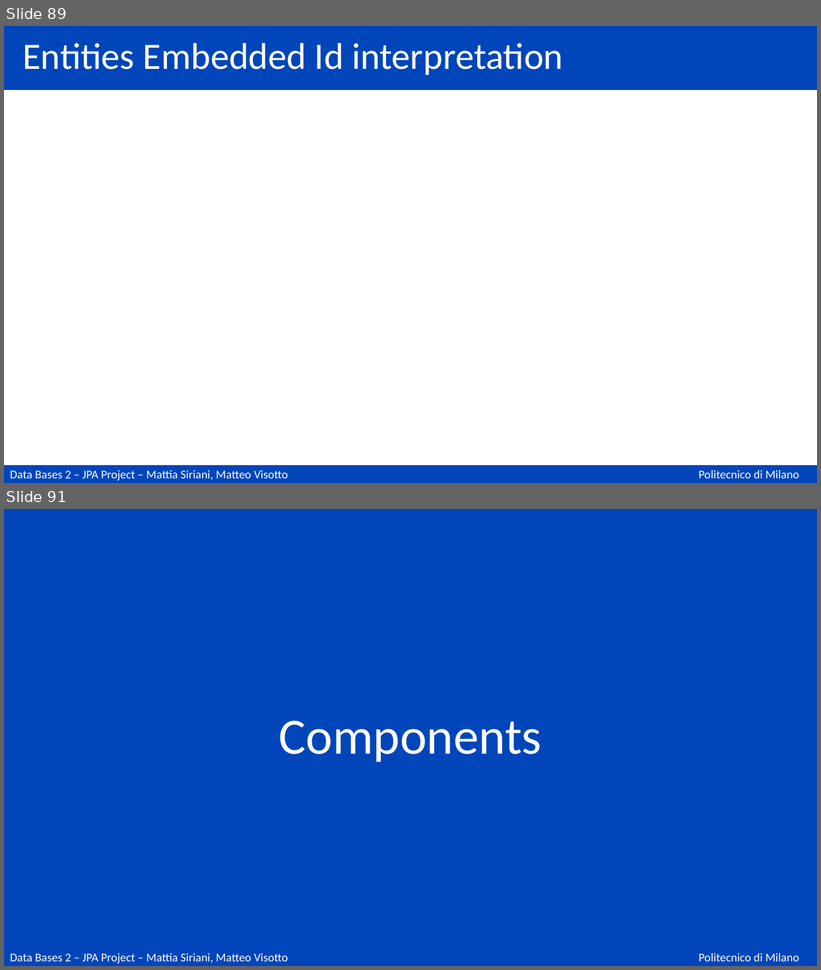
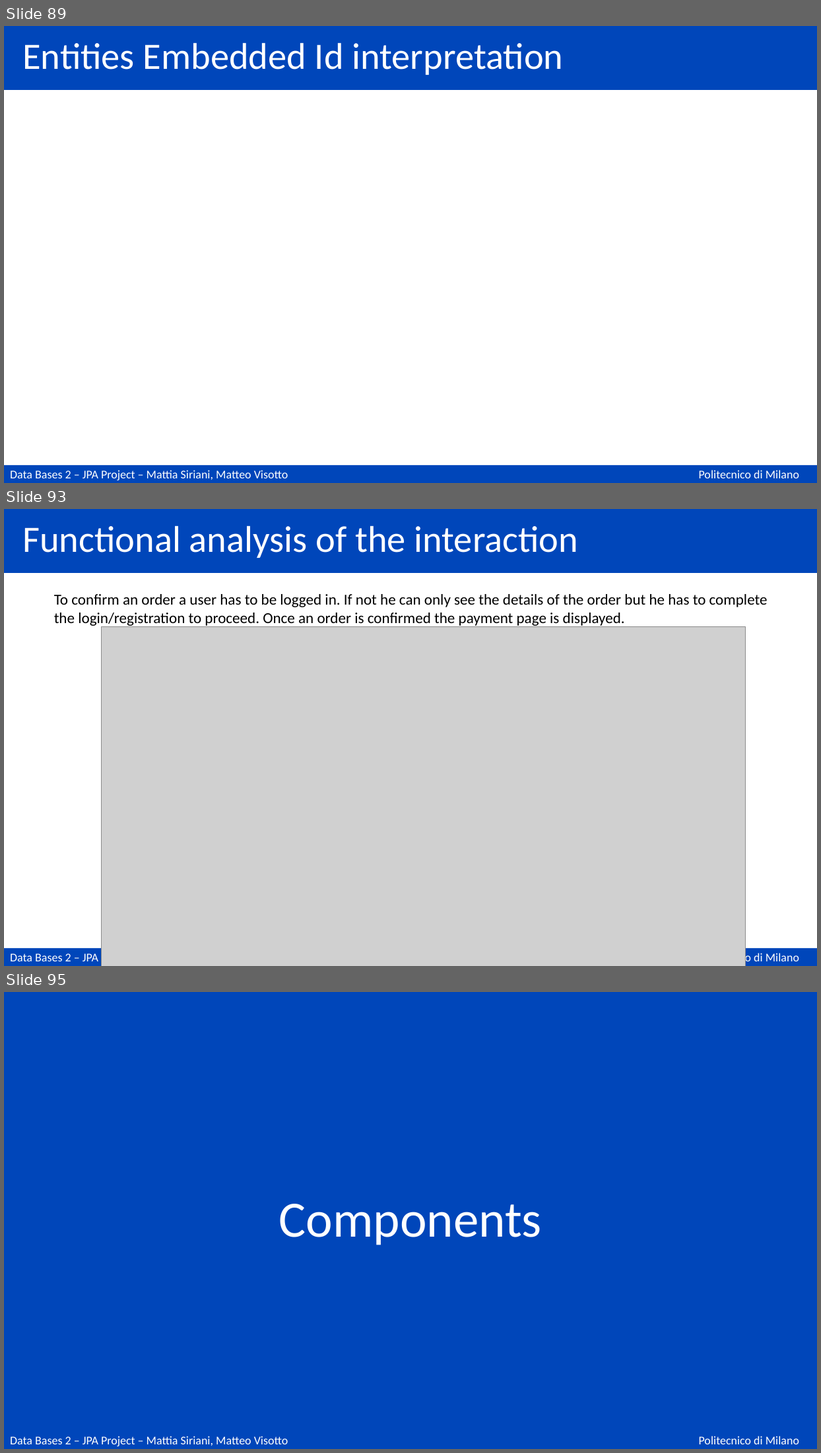
Before and after one commit to matteovisotto/DB2-SirianiVisotto, a slide deck: Documentation.pptx. Shown one above the other, each under a label of ours: slides 89 and 91 before the commit, slides 89, 93 and 95 after it; the slides between them are not shown. The pictures are 821x970 and 821x1453 pixels, drawn with LibreOffice and Linux fonts; fonts in the diff are those of the drawing; grey boxes stand for pictures. Boxes give left, top, right and bottom in pixels: in the first picture for what was removed or moved away, otherwise in the second. Text is boxed around its words. In the diff, an @@ line names an element or a change of style, - is before the commit and + after.

```diff
--- a/Documentation.pptx
+++ b/Documentation.pptx
@@ slide 93 added at bbox=[4, 509, 817, 966], background #FFFFFF; not listed: 3 template elements that a slide beside it also shows @@
@@ title added at bbox=[22, 525, 579, 558], 44 pt, text #FFFFFF @@
+Functional analysis of the interaction
@@ text added at bbox=[54, 594, 768, 628], 18 pt, text #000000 @@
+To confirm an order a user has to be logged in. If not he can only see the details of the order but he has to complete the login/registration to proceed. Once an order is confirmed the payment page is displayed.
@@ picture added at bbox=[101, 626, 745, 966] @@
@@ what was slide 91 is now slide 95 @@
```
Also in this commit, not shown: 4 other slides added, 1 slide removed.
